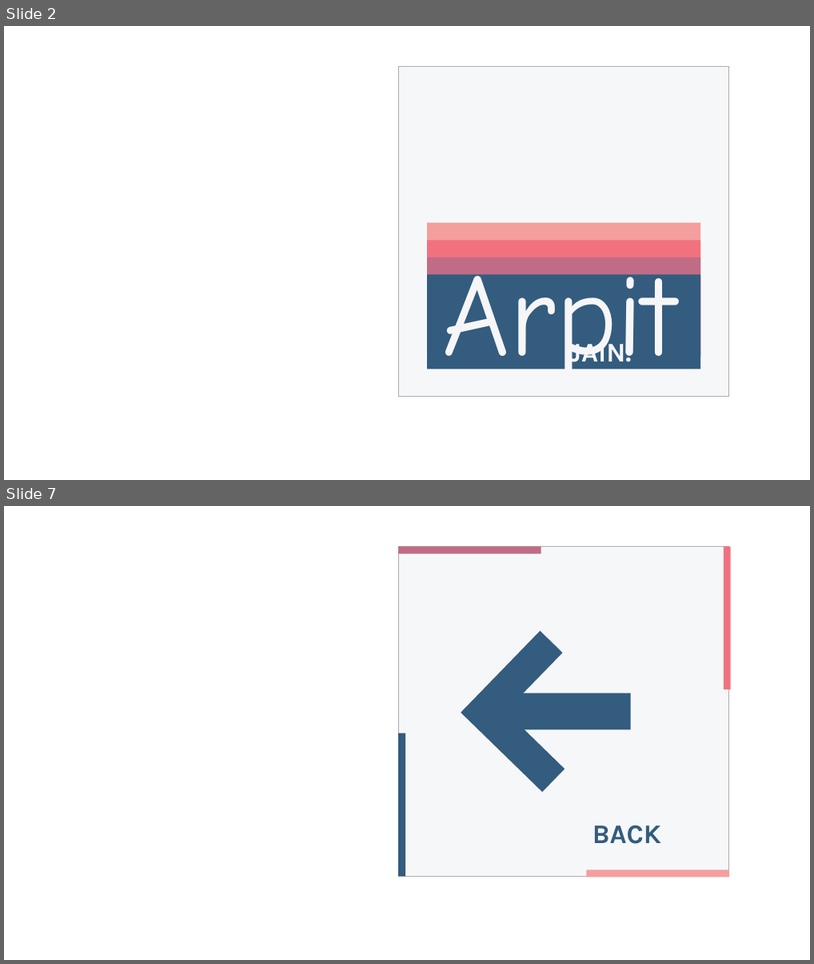
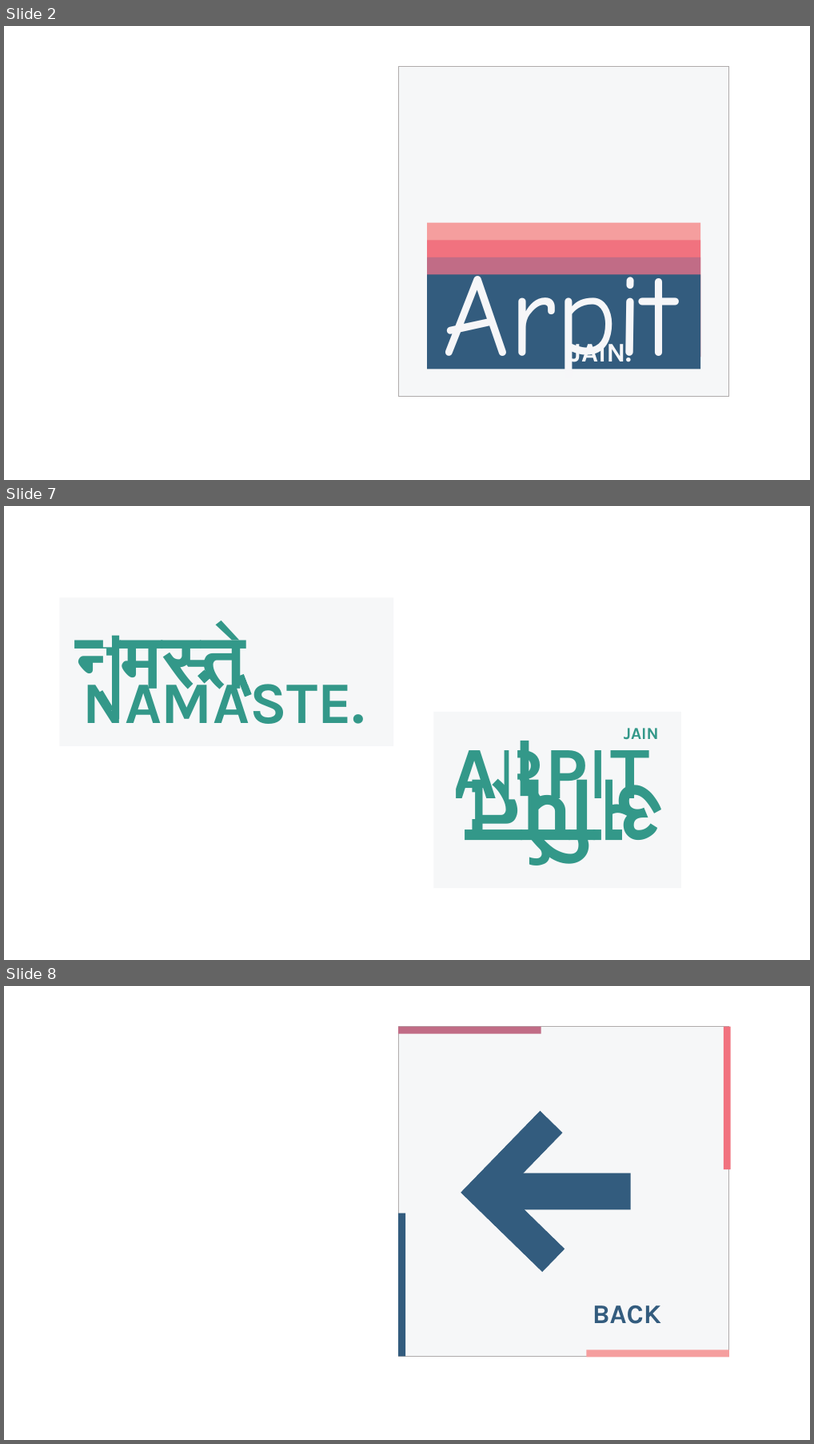
Before and after one commit to arpitjainds/arpitjainds.github.io, a slide deck: images/Logo.pptx. Shown one above the other, each under a label of ours: slides 2 and 7 before the commit, slides 2, 7 and 8 after it; the slides between them are not shown. The pictures are 814x964 and 814x1444 pixels, drawn with LibreOffice and Linux fonts; fonts in the diff are those of the drawing. Boxes give left, top, right and bottom in pixels: in the first picture for what was removed or moved away, otherwise in the second. Text is boxed around its words. In the diff, an @@ line names an element or a change of style, - is before the commit and + after.

```diff
--- a/images/Logo.pptx
+++ b/images/Logo.pptx
@@ slide 7 added at (x1=4, y1=506, x2=810, y2=960), background #FFFFFF @@
@@ rectangle added at (x1=60, y1=597, x2=394, y2=745), fill #F6F7F8 @@
@@ text added at (x1=76, y1=629, x2=245, y2=707), 88 pt, text #339889, bold @@
+नमस्ते
@@ rectangle added at (x1=103, y1=638, x2=112, y2=648), fill #F6F7F8 @@
@@ rectangle added at (x1=112, y1=636, x2=119, y2=719), fill #339889 @@
@@ text added at (x1=82, y1=670, x2=365, y2=724), 70 pt, text #339889, bold @@
+NAMASTE.
@@ rectangle added at (x1=103, y1=656, x2=112, y2=706), fill #F6F7F8 @@
@@ rectangle added at (x1=198, y1=669, x2=211, y2=683), fill #339889 @@
@@ rectangle added at (x1=242, y1=668, x2=252, y2=684), fill #F6F7F8 @@
@@ rectangle added at (x1=96, y1=690, x2=114, y2=712), fill #339889 @@
@@ rectangle added at (x1=237, y1=674, x2=251, y2=697), fill #339889 @@
@@ rectangle added at (x1=434, y1=712, x2=682, y2=888), fill #F6F7F8 @@
@@ text added at (x1=452, y1=732, x2=650, y2=815), 88 pt, text #339889, bold @@
+ARPIT
@@ rectangle added at (x1=509, y1=735, x2=518, y2=799), fill #F6F7F8 @@
@@ rectangle added at (x1=521, y1=740, x2=529, y2=796), fill #339889 @@
@@ rectangle added at (x1=602, y1=738, x2=606, y2=840), fill #F6F7F8 @@
@@ text added at (x1=624, y1=728, x2=659, y2=740), 20 pt, text #339889, bold @@
+JAIN
@@ text added at (x1=466, y1=764, x2=663, y2=862), 110 pt, text #339889, bold @@
+अर्पित
@@ rectangle added at (x1=447, y1=781, x2=456, y2=840), fill #F6F7F8 @@
@@ rectangle added at (x1=466, y1=792, x2=475, y2=819), fill #F6F7F8 @@
@@ rectangle added at (x1=443, y1=812, x2=452, y2=871), fill #F6F7F8 @@
@@ what was slide 7 is now slide 8 @@
```
Also in this commit, not shown: 1 slide changed, 3 other files.
